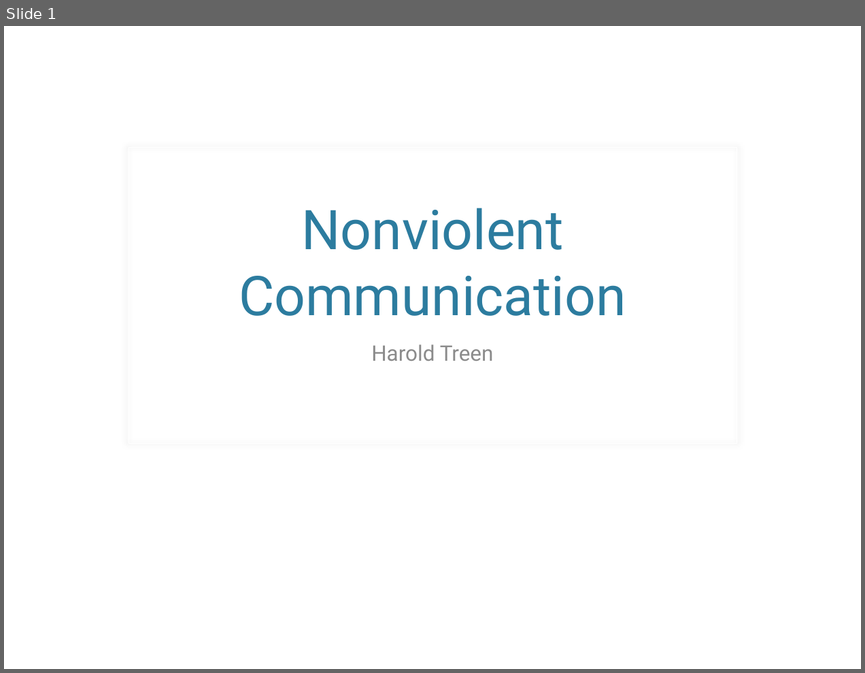
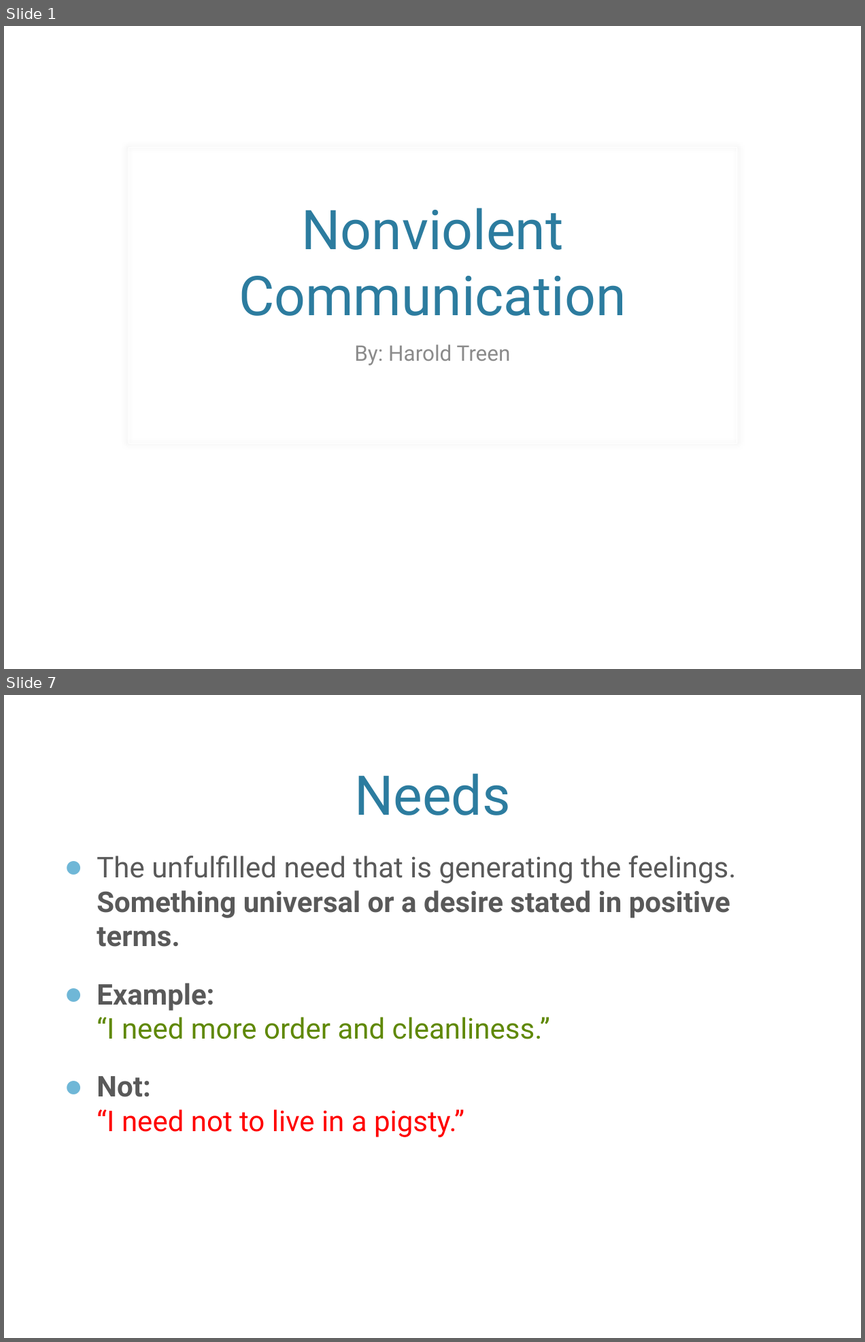
Before and after one commit to haroldtreen/RecurseCenterStuff, a slide deck: presentations/nvc.pptx. Shown one above the other, each under a label of ours: slide 1 before the commit, slides 1 and 7 after it; the slides between them are not shown. The pictures are 865x673 and 865x1342 pixels, drawn with LibreOffice and Linux fonts; fonts in the diff are those of the drawing; background and template pictures are left out. Boxes give left, top, right and bottom in pixels: in the first picture for what was removed or moved away, otherwise in the second. Text is boxed around its words. In the diff, an @@ line names an element or a change of style, - is before the commit and + after.

```diff
--- a/presentations/nvc.pptx
+++ b/presentations/nvc.pptx
@@ slide 7 added at (4,695,861,1338), background picture (left out) @@
@@ title added at (354,773,511,815), 46 pt, text #2C7C9F @@
+Needs
@@ text added at (96,855,736,1137), 24 pt, text #595959 @@
+● The unfulfilled need that is generating the feelings. Something universal or a desire stated in positive terms.
+● Example:
+  “I need more order and cleanliness.”
+● Not:
+  “I need not to live in a pigsty.”
@@ slide 1 changed as well @@
@@ subtitle at (354,344,511,365): text changed @@
-Harold Treen
+By: Harold Treen
```
Also in this commit, not shown: 10 other slides added.
